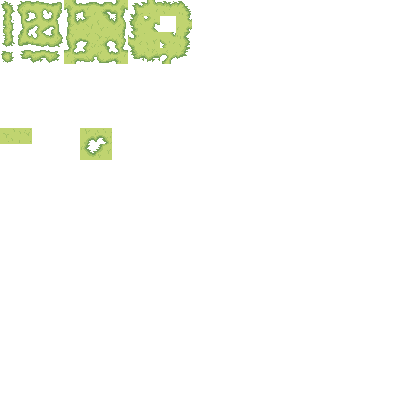
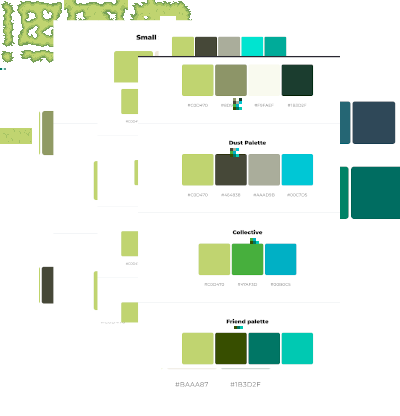
Layers edited between the first and the second 400x416 image:
added group "color palletes" with 11 layers above "tileset_recolor" over bbox(0, 20, 400, 387)
added layer "Pasted Layer #15" in group "color palletes" over bbox(138, 55, 340, 369)
added layer "Pasted Layer #14" in group "color palletes" over bbox(97, 82, 238, 323)
added layer "Pasted Layer #13" in group "color palletes" over bbox(158, 31, 296, 233)
added layer "Pasted Layer #12" in group "color palletes" over bbox(53, 20, 299, 340)
added layer "Pasted Layer #11" in group "color palletes" over bbox(161, 318, 289, 387)
added layer "Pasted Layer #10" in group "color palletes" over bbox(39, 263, 181, 304)
added layer "Pasted Layer #9" in group "color palletes" over bbox(39, 106, 183, 160)
added layer "Pasted Layer #8" in group "color palletes" over bbox(133, 160, 400, 219)
added layer "Pasted Layer #7" in group "color palletes" over bbox(172, 98, 396, 150)
